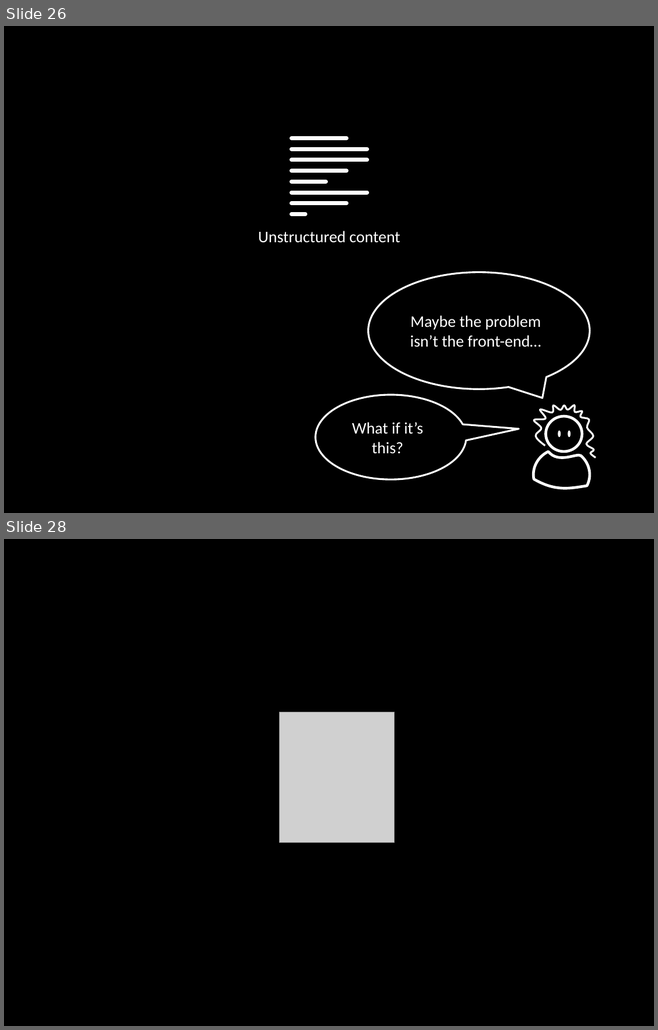
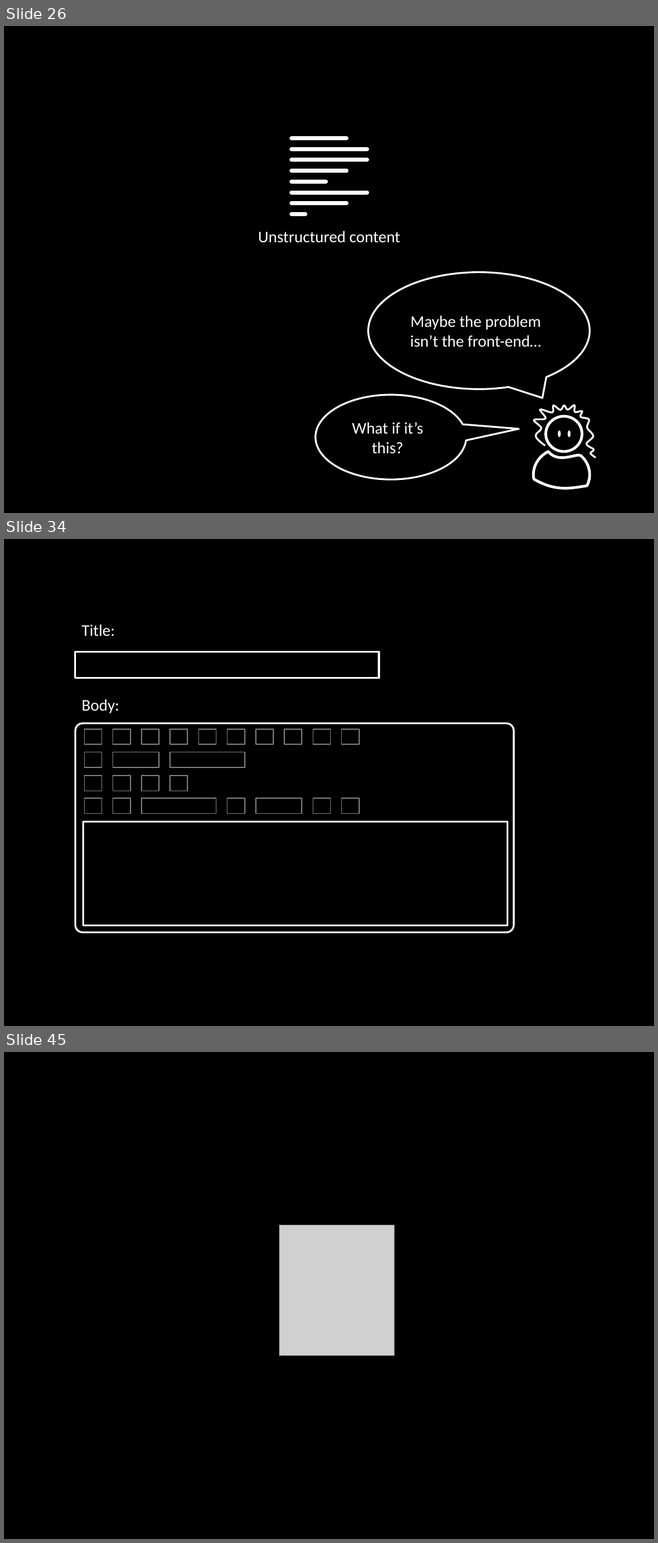
Before and after one commit to socketwench/introToContentTypes, a slide deck: src/introToContentTypes.pptx. Shown one above the other, each under a label of ours: slides 26 and 28 before the commit, slides 26, 34 and 45 after it; the slides between them are not shown. The pictures are 658x1030 and 658x1543 pixels, drawn with LibreOffice and Linux fonts; fonts in the diff are those of the drawing; grey boxes stand for pictures. Boxes give left, top, right and bottom in pixels: in the first picture for what was removed or moved away, otherwise in the second. Text is boxed around its words. In the diff, an @@ line names an element or a change of style, - is before the commit and + after.

```diff
--- a/src/introToContentTypes.pptx
+++ b/src/introToContentTypes.pptx
@@ slide 34 added at <box>4,539,654,1026</box>, background #000000 @@
@@ text added at <box>82,624,115,636</box>, 18 pt, text #FFFFFF @@
+Title:
@@ rectangle added at <box>75,652,379,678</box>, outline #FFFFFF 2 pt @@
@@ text added at <box>82,699,119,714</box>, 18 pt, text #FFFFFF @@
+Body:
@@ rounded rectangle added at <box>75,723,513,933</box>, outline #FFFFFF 2 pt @@
@@ rectangle added at <box>85,729,102,745</box>, outline #808080 1 pt @@
@@ rectangle added at <box>112,729,130,745</box>, outline #808080 1 pt @@
@@ rectangle added at <box>141,729,159,745</box>, outline #808080 1 pt @@
@@ rectangle added at <box>170,729,187,745</box>, outline #808080 1 pt @@
@@ rectangle added at <box>198,729,216,745</box>, outline #808080 1 pt @@
@@ rectangle added at <box>227,729,244,745</box>, outline #808080 1 pt @@
@@ rectangle added at <box>255,729,273,745</box>, outline #808080 1 pt @@
@@ rectangle added at <box>284,729,302,745</box>, outline #808080 1 pt @@
@@ rectangle added at <box>313,729,330,745</box>, outline #808080 1 pt @@
@@ rectangle added at <box>341,729,359,745</box>, outline #808080 1 pt @@
@@ rectangle added at <box>85,752,102,768</box>, outline #808080 1 pt @@
@@ rectangle added at <box>112,752,159,768</box>, outline #808080 1 pt @@
@@ rectangle added at <box>170,752,244,768</box>, outline #808080 1 pt @@
@@ rectangle added at <box>85,776,102,791</box>, outline #808080 1 pt @@
@@ rectangle added at <box>112,776,130,791</box>, outline #808080 1 pt @@
@@ rectangle added at <box>141,776,159,791</box>, outline #808080 1 pt @@
@@ rectangle added at <box>170,776,187,791</box>, outline #808080 1 pt @@
@@ rectangle added at <box>85,798,102,814</box>, outline #808080 1 pt @@
@@ rectangle added at <box>112,798,130,814</box>, outline #808080 1 pt @@
@@ rectangle added at <box>141,798,216,814</box>, outline #808080 1 pt @@
@@ rectangle added at <box>227,798,244,814</box>, outline #808080 1 pt @@
@@ rectangle added at <box>255,798,302,814</box>, outline #808080 1 pt @@
@@ rectangle added at <box>313,798,330,814</box>, outline #808080 1 pt @@
@@ rectangle added at <box>341,798,359,814</box>, outline #808080 1 pt @@
@@ rectangle added at <box>83,821,507,925</box>, outline #FFFFFF 2 pt @@
@@ what was slide 28 is now slide 45 @@
```
Also in this commit, not shown: 4 slides changed, 16 other slides added, 1 slide removed, 17 other files.
